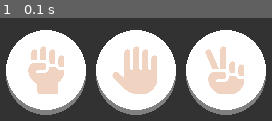
Above: before the commit, frame 1.
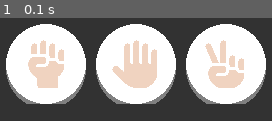
Above: after the commit, the same moment.

Repository: FYP-EEG/EEG
Game: pygame game, started from pygame/test.py
Same seed, same stepped clock (60 frames per second), same inputs: the game is played once before the commit and once after it.
Inputs:
- Up to frame 1 (0.1 s): no input

The runs differ from the first frame. In frame 1, 21% of the frame differs, in the area x 2-98%, y 5-95%.

Commit message:
continue working on test script and button class

Diff:
--- a/pygame/Button.py
+++ b/pygame/Button.py
@@ -1,56 +1,72 @@
+"""
+Author: Anson Li
+Created on: 30/6/2026
+Purpose: Library for pygame buttons
+"""
 import pygame
+
+
 class Button(pygame.sprite.Sprite):
-    def __init__(self, size, position,icon, background_color=(128,128,128), icon_color=(255,255,255)):
+    def __init__(self, size, position, icon, background_color=(128, 128, 128), icon_color=(255, 255, 255), is_3d=True):
         super().__init__()
 
-        #button size
+        # button size
         self.size = size
+        self.is_3d = is_3d
         self.icon_color = icon_color
         self.background_color = background_color
-        self.offset = self.size//8
+        self.offset = 0 if is_3d else size//8
         self.position = position
-
         self.img = pygame.image.load(icon).convert_alpha()
 
         self.update_layout(self.size, self.position)
+
+    def update_layout(self, size, position):
+        self.position = position
+
+
         """
-        #surface size
-        self.surf = pygame.Surface((size*2.5, size*2+self.offset), pygame.SRCALPHA)
+            size = width*0.05
+            so when increase width only, height will overflow
+            solution center_h should be adjust with radius:
+            center_h = (height-radius)*0.95
+        """
 
-        pygame.draw.circle(self.surf, color=background_color, center=(size,size+self.offset), radius=size)
+        # surface basically a block to draw on
+        self.surf = pygame.Surface((size*2, (size+self.offset)*2), pygame.SRCALPHA)
+        # draw white circle within block
+        if self.is_3d:
+            self.offset = size//8
+            pygame.draw.circle(self.surf, color=self.background_color, center=(size, size+self.offset), radius=size)
         pygame.draw.circle(self.surf, color=self.icon_color, center=(size, size), radius=size)
 
-        self.img = pygame.image \
-                            .load(icon) \
-                            .convert_alpha()
-        self.img = pygame.transform.scale(self.img, (size*1.5,size*1.5))
+        self.size = size
 
-        #define where button is placed on main screen
-        self.rect = self.surf.get_rect(center=position)
-        #calculate where to place icon
-        self.img_rect = self.img.get_rect(center=self.rect.center)"""
-
-    def update_layout(self, size, position):
-        self.size = size
-        self.position = position
-        self.offset = self.size//8
-
-        #surface basically a block to draw on
-        self.surf = pygame.Surface((size*2,size*2+self.offset), pygame.SRCALPHA)
-        #draw white circle within block
-        pygame.draw.circle(self.surf, color=self.background_color, center=(size,size+self.offset), radius=size)
-        pygame.draw.circle(self.surf, color=self.icon_color, center=(size, size), radius=size)
-
-        #make sure image at center of circle
-        ##scale image to fit within block
-        scaled_icon = pygame.transform.scale(self.img, (size*1.5,size*1.5))
-        ##center it onto main circle
-        icon_rect = scaled_icon.get_rect(center=(self.size, self.size))
-        ##draw icon onto button surface directly
+        # make sure image at center of circle
+        # scale image to fit within block
+        scaled_icon = pygame.transform.scale(self.img, (size*1.5, size*1.5))
+        # center it onto main circle
+        icon_rect = scaled_icon.get_rect(center=(size, size))
+        # draw icon onto button surface directly
         self.surf.blit(scaled_icon, icon_rect)
-        #define where button sits on main screen
+        # define where button sits on main screen
         self.rect = self.surf.get_rect(center=position)
 
     def draw(self, surface):
-        #draw white circle onto surface
+        # draw white circle onto surface
         surface.blit(self.surf, self.rect)
+
+    def get_bound(self):
+        #return tuple of surface boundary
+        """
+        eg Rect(270,487,80,90)
+        return (left,right,top,bottom)
+        """
+        return (self.rect[0],self.rect[0]+self.rect[2],self.rect[1],self.rect[1]+self.rect[3])
+
+    def check_within(self, pos):
+        #pos (int x,int y)
+        bound = self.get_bound()
+        if bound[0]<=pos[0]<=bound[1] and bound[2]<=pos[2]<=bound[3]:
+            return True
+        return False
--- a/pygame/test.py
+++ b/pygame/test.py
@@ -1,3 +1,9 @@
+"""
+Author: Anson Li
+Created on: 26/6/2026
+Purpose: test script
+"""
+
 import pygame
 import os
 #import constants for easier access to key events
@@ -28,36 +34,59 @@
 spacing = (size*2) + margin
 
 center_x = width/2
+center_y = (height-size)*0.95
 
 path = os.path.join(current_dir, 'assets')
-rock = Button(size, (center_x - spacing, height*0.9), os.path.join(path, "hand-fist-solid.png"))
-paper = Button(size, (center_x, height*0.9), os.path.join(path, "hand-solid.png"))
-scissors = Button(size, (center_x + spacing, height*0.9), os.path.join(path, "hand-peace-solid.png"))
+rock = Button(size, (center_x - spacing, center_y), os.path.join(path, "hand-fist-solid.png"))
+paper = Button(size, (center_x, center_y), os.path.join(path, "hand-solid.png"))
+scissors = Button(size, (center_x + spacing, center_y), os.path.join(path, "hand-peace-solid.png"))
 
 buttons = [rock, paper, scissors]
-
+cursor = ""
 #game loop
 run = True
+
+"""
+for but in buttons:
+    print(but.rect)
+    eg Rect(270,487,80,90)
+    left,top,width,height
+    so
+    left bound = 270
+    right bound = 350
+    top bound = 487
+    bottom bound = 487+90
+"""
+
 while run:
     for e in pygame.event.get():
         if e.type == QUIT or (e.type == KEYDOWN and e.key == K_BACKSPACE):
             run = False
         elif e.type == VIDEORESIZE:
-            width, height = e.size
-            size = int(width*0.05)
+            #get window size
+            width, height = e.size#ie 800*600,height*0.9=540
+            #adjust button size
+            size = int(width*0.05)#40 for 800 width
             margin = int(width*0.0125)
             spacing = (size*2) + margin
             center_x = width/2
+            center_y = (height-size)*0.95
 
             win = pygame.display.set_mode((width,height), pygame.RESIZABLE)
-            rock.update_layout(size, (center_x - spacing, height*0.9))
-            paper.update_layout(size, (center_x, height*0.9))
-            scissors.update_layout(size, (center_x + spacing, height*0.9))
+            rock.update_layout(size, (center_x - spacing, center_y))
+            paper.update_layout(size, (center_x, center_y))
+            scissors.update_layout(size, (center_x + spacing, center_y))
 
-        win.fill((50,50,50))
+        elif e.type == pygame.MOUSEBUTTONDOWN:
+            mouse_pressed = pygame.mouse.get_pressed()
+            #0 left 1 middle 2 right
+            if mouse_pressed[0]:
+                cursor = pygame.mouse.get_pos()
 
-        for button in buttons:
-            button.draw(win)
 
-        #update full display surface to screen
-        pygame.display.flip()
+    win.fill((50,50,50))
+
+    for button in buttons:
+        button.draw(win)
+    #update full display surface to screen
+    pygame.display.flip()
Not shown, added: .gitignore
Not shown, changed: devlog-anson/2026-6-30.md
